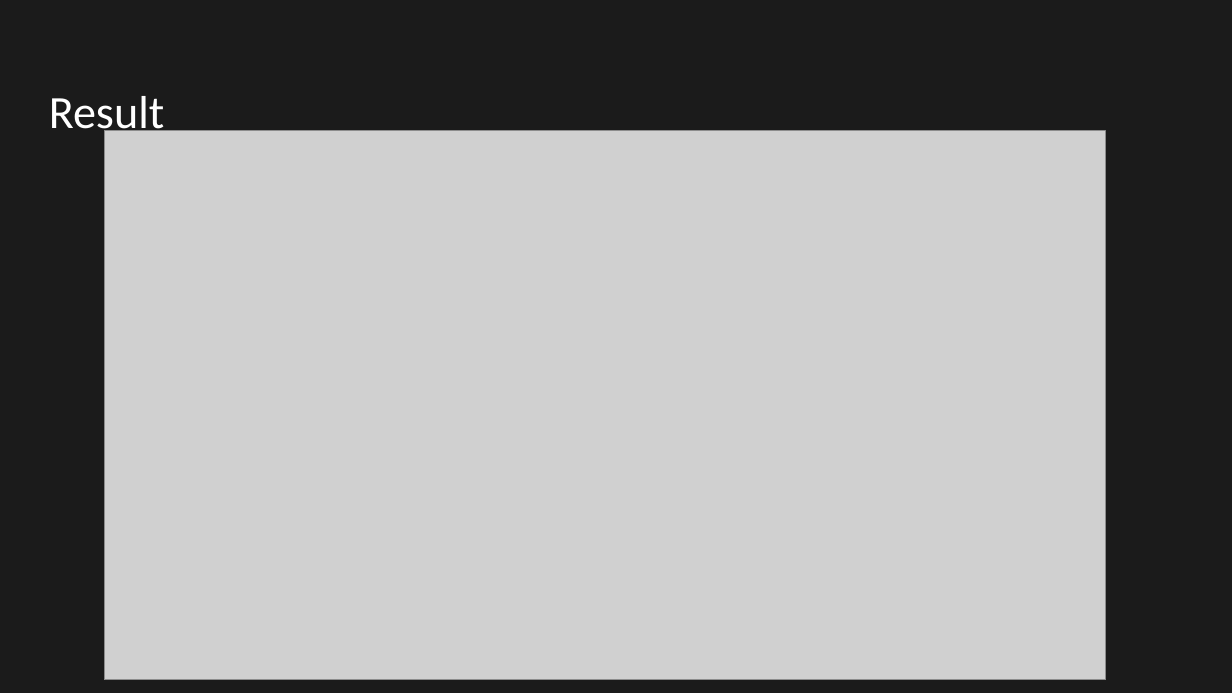
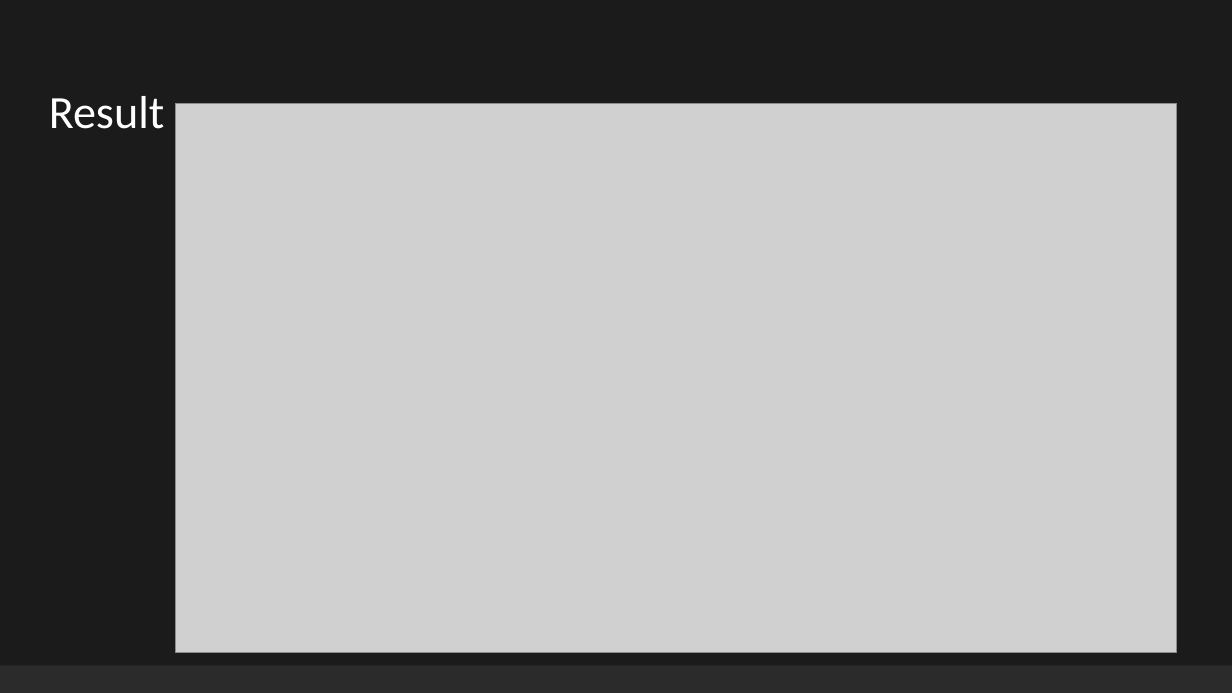
Before and after one commit to Werayootk/Final_Project_Traffy_Fondue_in_Real_Actions, a slide deck: slide 8 of Present Traffy Fondue Project.pptx. Drawn at 1232x693 pixels with LibreOffice and Linux fonts; fonts in the diff are those of the drawing; grey boxes stand for pictures; background and template pictures are left out; a plain dark background stands for a picture behind light text. Boxes give left, top, right and bottom in pixels: in the first picture for what was removed or moved away, otherwise in the second. Text is boxed around its words. In the diff, an @@ line names an element or a change of style, - is before the commit and + after.

```diff
--- a/Present Traffy Fondue Project.pptx
+++ b/Present Traffy Fondue Project.pptx
@@ rectangle: place and size @@
-rectangle at (0,0,1232,693)
+rectangle at (0,0,1232,665)
@@ picture: place and size @@
-picture at (104,131,1106,680)
+picture at (176,104,1177,653)
```
Also in this commit, not shown: 2 other files.
